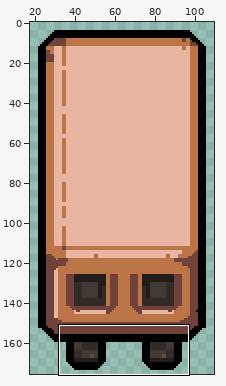
Two versions of one sprite sheet, Assets/Resources/Sprites/train.png. The first picture is a wide view before the edit; the outline marks the close-up.
Close-up. Before the commit:
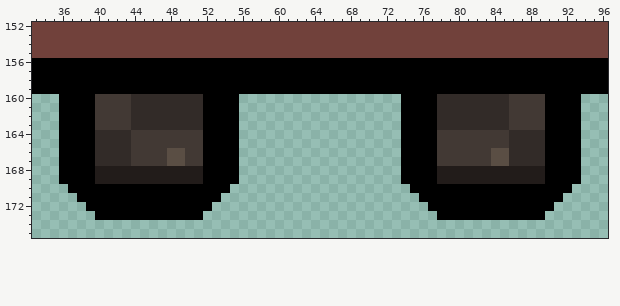
The file is 128x176 pixels. Shown: x 33..96, y 152..175. The wide view leaves out empty margins.
And afterwards:
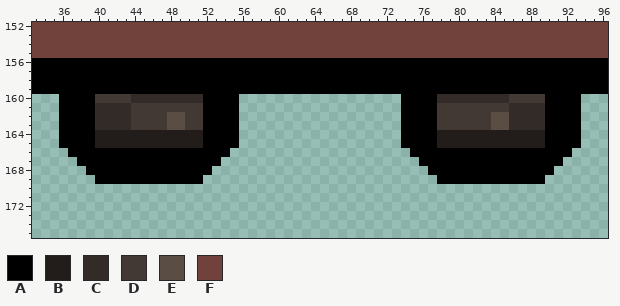
Palette (. is transparent): A #000000  B #221c1a  C #322b28  D #423934  E #5a4e44  F #71413b
Diff:
@@ x 33..96 @@
 160 ...AAAADDDDCCCCCCCCAAAA..................AAAACCCCCCCCDDDDAAAA...
-161 ...AAAADDDDCCCCCCCCAAAA..................AAAACCCCCCCCDDDDAAAA...
-162 ...AAAADDDDCCCCCCCCAAAA..................AAAACCCCCCCCDDDDAAAA...
-163 ...AAAADDDDCCCCCCCCAAAA..................AAAACCCCCCCCDDDDAAAA...
-164 ...AAAACCCCDDDDDDDDAAAA..................AAAADDDDDDDDCCCCAAAA...
-165 ...AAAACCCCDDDDDDDDAAAA..................AAAADDDDDDDDCCCCAAAA...
-166 ...AAAACCCCDDDDEEDDAAAA..................AAAADDDDDDEECCCCAAAA...
-167 ...AAAACCCCDDDDEEDDAAAA..................AAAADDDDDDEECCCCAAAA...
-168 ...AAAABBBBBBBBBBBBAAAA..................AAAABBBBBBBBBBBBAAAA...
-169 ...AAAABBBBBBBBBBBBAAAA..................AAAABBBBBBBBBBBBAAAA...
-170 ....AAAAAAAAAAAAAAAAAA....................AAAAAAAAAAAAAAAAAA....
-171 .....AAAAAAAAAAAAAAAA......................AAAAAAAAAAAAAAAA.....
-172 ......AAAAAAAAAAAAAA........................AAAAAAAAAAAAAA......
-173 .......AAAAAAAAAAAA..........................AAAAAAAAAAAA.......
+161 ...AAAACCCCDDDDDDDDAAAA..................AAAADDDDDDDDCCCCAAAA...
+162 ...AAAACCCCDDDDEEDDAAAA..................AAAADDDDDDEECCCCAAAA...
+163 ...AAAACCCCDDDDEEDDAAAA..................AAAADDDDDDEECCCCAAAA...
+164 ...AAAABBBBBBBBBBBBAAAA..................AAAABBBBBBBBBBBBAAAA...
+165 ...AAAABBBBBBBBBBBBAAAA..................AAAABBBBBBBBBBBBAAAA...
+166 ....AAAAAAAAAAAAAAAAAA....................AAAAAAAAAAAAAAAAAA....
+167 .....AAAAAAAAAAAAAAAA......................AAAAAAAAAAAAAAAA.....
+168 ......AAAAAAAAAAAAAA........................AAAAAAAAAAAAAA......
+169 .......AAAAAAAAAAAA..........................AAAAAAAAAAAA.......
+170 ................................................................
+171 ................................................................
+172 ................................................................
+173 ................................................................
 174 ................................................................
